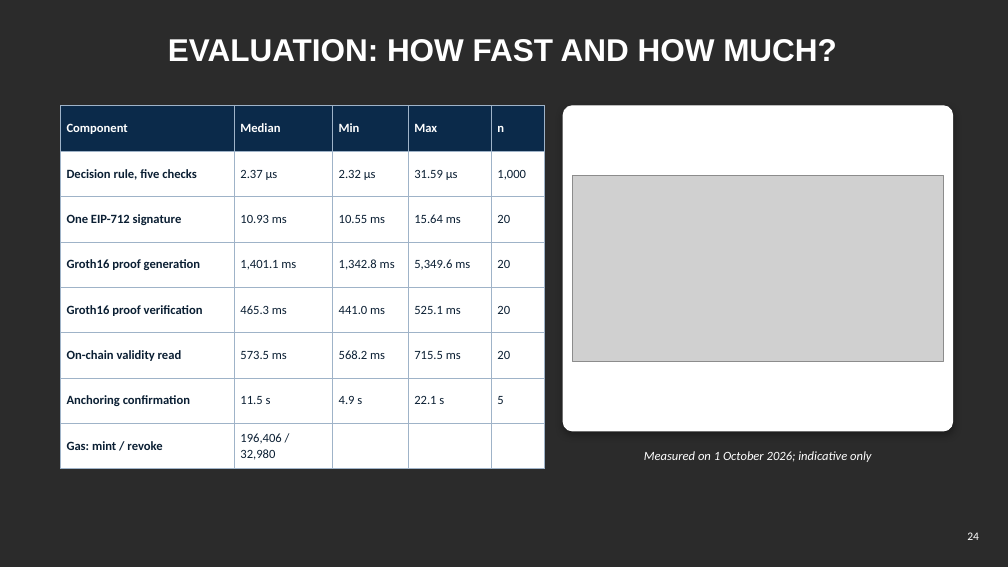
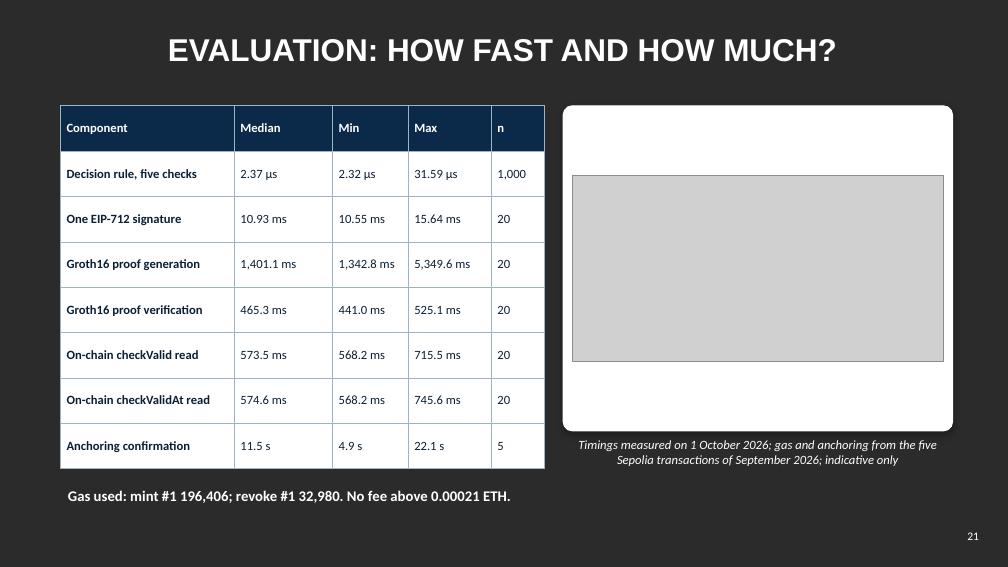
Before and after one commit to yasir12345678900/HealthRWA-Sepolia-Personal-try, a slide deck: slide 21 of docs/Yasir_Candidature_Reassessment_Slides_Simple.pptx (slide 24 before the commit). Drawn at 1008x567 pixels with LibreOffice and Linux fonts; fonts in the diff are those of the drawing; grey boxes stand for pictures; background and template pictures are left out; a plain dark background stands for a picture behind light text. Boxes give left, top, right and bottom in pixels: in the first picture for what was removed or moved away, otherwise in the second. Text is boxed around its words. In the diff, an @@ line names an element or a change of style, - is before the commit and + after.

```diff
--- a/docs/Yasir_Candidature_Reassessment_Slides_Simple.pptx
+++ b/docs/Yasir_Candidature_Reassessment_Slides_Simple.pptx
@@ table at (x1=60, y1=106, x2=544, y2=456) @@
-row 6: On-chain validity read | 573.5 ms | 568.2 ms | 715.5 ms | 20
+row 6: On-chain checkValid read | 573.5 ms | 568.2 ms | 715.5 ms | 20
+row 7: On-chain checkValidAt read | 574.6 ms | 568.2 ms | 745.6 ms | 20
-row 8: Gas: mint / revoke | 196,406 / 32,980 |  |  | 
@@ text at (x1=578, y1=440, x2=937, y2=466): text changed @@
-Measured on 1 October 2026; indicative only
+Timings measured on 1 October 2026; gas and anchoring from the five Sepolia transactions of September 2026; indicative only
@@ text added at (x1=68, y1=490, x2=511, y2=503), 14 pt, text #FFFFFF, bold @@
+Gas used: mint #1 196,406; revoke #1 32,980. No fee above 0.00021 ETH.
@@ page number at (x1=967, y1=532, x2=979, y2=540): text changed @@
-24
+21
```
Also in this commit, not shown: 15 other slides changed, 1 other file.
